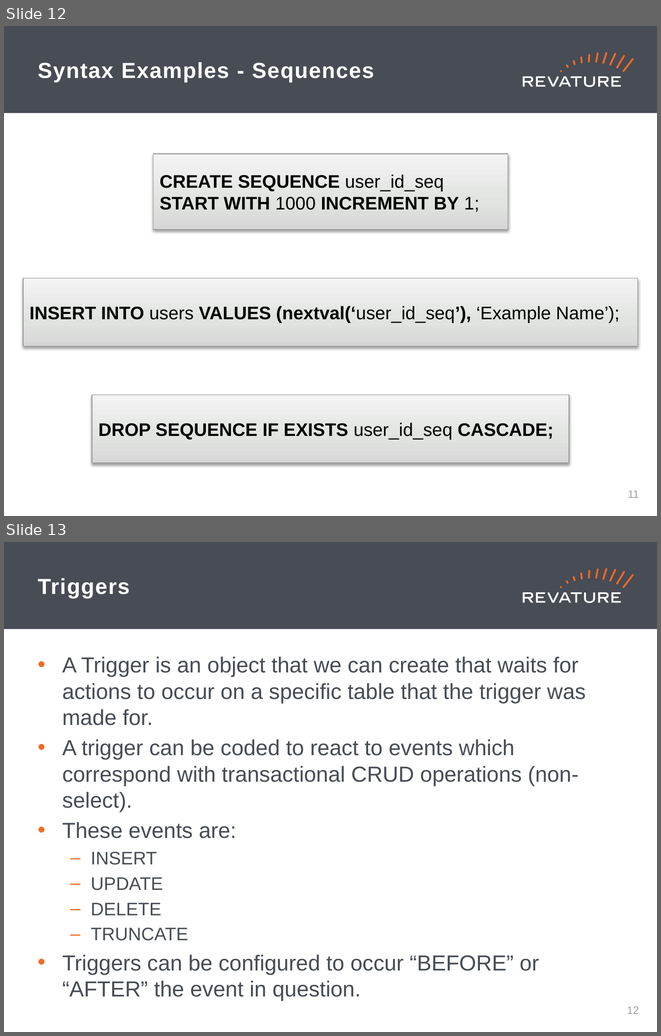
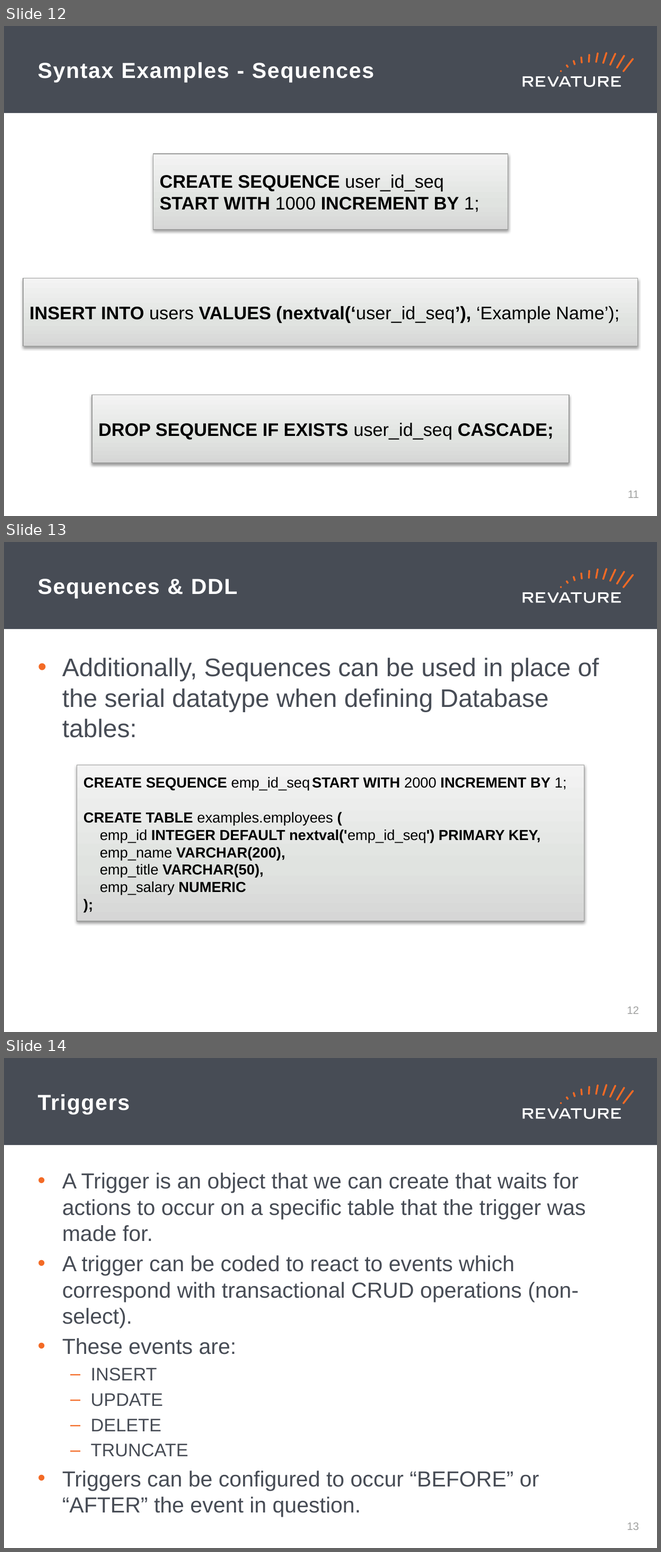
Before and after one commit to jhigherevature/8302021_RAP, a slide deck: powerpoints/Day_22.pptx. Shown one above the other, each under a label of ours: slides 12 and 13 before the commit, slides 12, 13 and 14 after it. The pictures are 661x1036 and 661x1552 pixels, drawn with LibreOffice and Linux fonts; fonts in the diff are those of the drawing. Boxes give left, top, right and bottom in pixels: in the first picture for what was removed or moved away, otherwise in the second. Text is boxed around its words. In the diff, an @@ line names an element or a change of style, - is before the commit and + after.

Commit message:
Updating Day 21 and Day 22 ppts and adding constraints and normalization example sql files

```diff
--- a/powerpoints/Day_22.pptx
+++ b/powerpoints/Day_22.pptx
@@ slide 13 added at [4, 542, 657, 1032], background #FFFFFF; not listed: 19 template elements that a slide beside it also shows @@
@@ title added at [38, 579, 238, 598], 24 pt, text #FFFFFF, bold @@
+Sequences & DDL
@@ text added at [62, 658, 599, 738], 28 pt, text #474C55 @@
+• Additionally, Sequences can be used in place of the serial datatype when defining Database tables:
@@ rectangle added at [77, 765, 584, 921], fill gradient #D6D7D6 to #E2E2E2 to #F4F4F4, outline #9C9D9C 0.75 pt, 16 pt, text #000000, bold @@
+CREATE SEQUENCE emp_id_seq START WITH 2000 INCREMENT BY 1;
+CREATE TABLE examples.employees (
+emp_id INTEGER DEFAULT nextval('emp_id_seq') PRIMARY KEY,
+emp_name VARCHAR(200),
+emp_title VARCHAR(50),
+emp_salary NUMERIC
+);
@@ page number added at [627, 1006, 639, 1014], 12 pt, text #A0A1A0 @@
+12
@@ what was slide 13 is now slide 14 @@
@@ page number at [627, 1522, 639, 1530]: text changed @@
-12
+13
```
Also in this commit, not shown: 1 slide changed, 1 other slide added, 4 other files.
